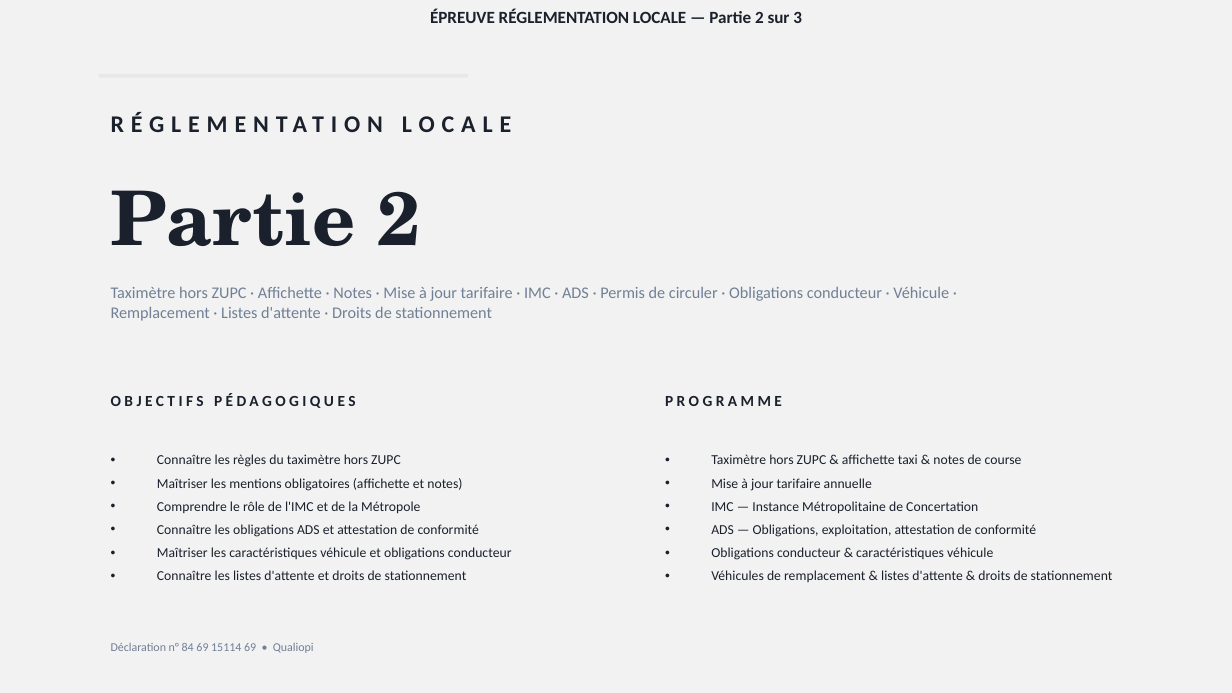
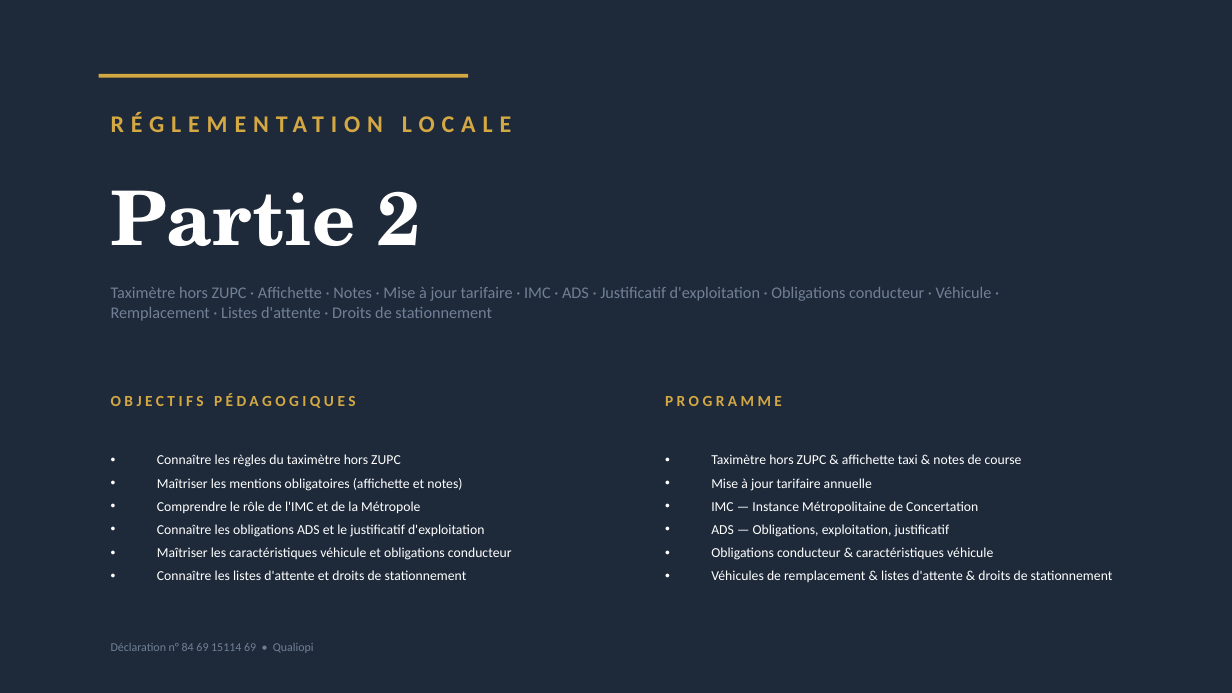
Before and after one commit to nanouf69/insight-learn-manage, a slide deck: slide 1 of public/cours/vtc/F_Locale_2.pptx. Drawn at 1232x693 pixels with LibreOffice and Linux fonts; fonts in the diff are those of the drawing. Boxes give left, top, right and bottom in pixels: in the first picture for what was removed or moved away, otherwise in the second. Text is boxed around its words. In the diff, an @@ line names an element or a change of style, - is before the commit and + after.

```diff
--- a/public/cours/vtc/F_Locale_2.pptx
+++ b/public/cours/vtc/F_Locale_2.pptx
@@ background #F2F2F2 to #1E2A3A @@
@@ text removed at <box>430,9,802,23</box> @@
-ÉPREUVE RÉGLEMENTATION LOCALE — Partie 2 sur 3
@@ rectangle at <box>99,74,468,78</box>: fill #E8E8E8 to #D4A843 @@
@@ text "Partie 2" at <box>111,190,421,246</box>: text colour #1A202C to #FFFFFF @@
@@ text at <box>111,287,992,321</box>: text changed @@
-Taximètre hors ZUPC · Affichette · Notes · Mise à jour tarifaire · IMC · ADS · Permis de circuler · Obligations conducteur · Véhicule · Remplacement · Listes d'attente · Droits de stationnement
+Taximètre hors ZUPC · Affichette · Notes · Mise à jour tarifaire · IMC · ADS · Justificatif d'exploitation · Obligations conducteur · Véhicule · Remplacement · Listes d'attente · Droits de stationnement
@@ text colour #1A202C to #D4A843 in 3 elements at <box>99,92,1084,154</box>, <box>111,393,356,408</box>, <box>665,396,782,406</box> @@
@@ text at <box>157,454,512,580</box>: text colour #1A202C to #FFFFFF in "Connaître les règles du taximètre hors ZUPC", "Maîtriser les mentions obligatoires (affichette et notes)", "Comprendre le rôle de l'IMC et de ...", "Maîtriser les caractéristiques véhicule et obligations condu ..." and 1 more places @@
@@ text at <box>711,454,1113,582</box>: text colour #1A202C to #FFFFFF in "Taximètre hors ZUPC & affichette taxi & ...", "Mise à jour tarifaire annuelle", "IMC — Instance Métropolitaine de Concertation", "Obligations conducteur & caractéristiques véhicule" and 1 more places @@
@@ text at <box>157,524,484,537</box>: text changed; text colour #1A202C to #FFFFFF @@
-• Connaître les obligations ADS et attestation de conformité
+• Connaître les obligations ADS et le justificatif d'exploitation
@@ text at <box>711,524,950,537</box>: text changed; text colour #1A202C to #FFFFFF @@
-• ADS — Obligations, exploitation, attestation de conformité
+• ADS — Obligations, exploitation, justificatif
```
Also in this commit, not shown: 13 other slides changed, 3 other files.
